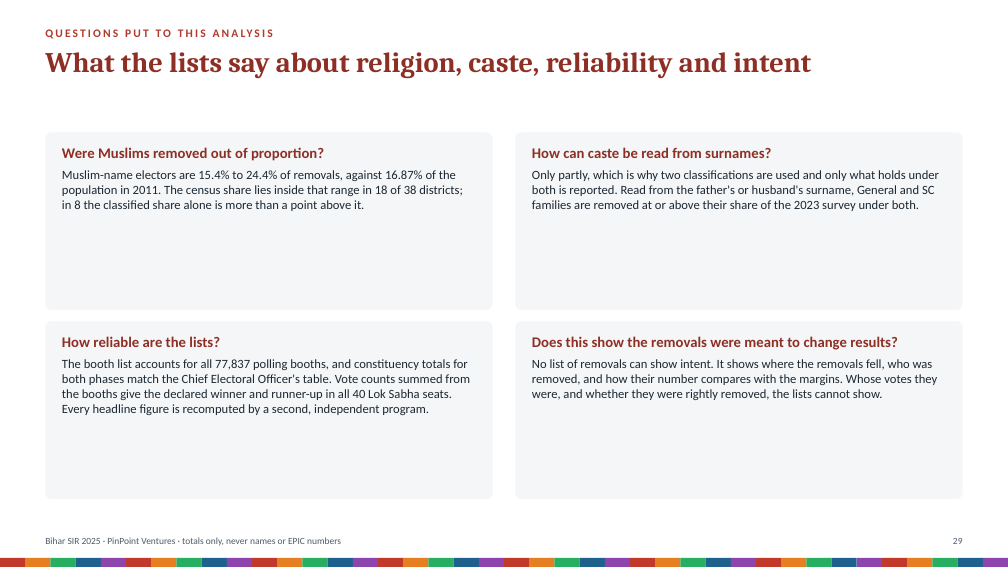
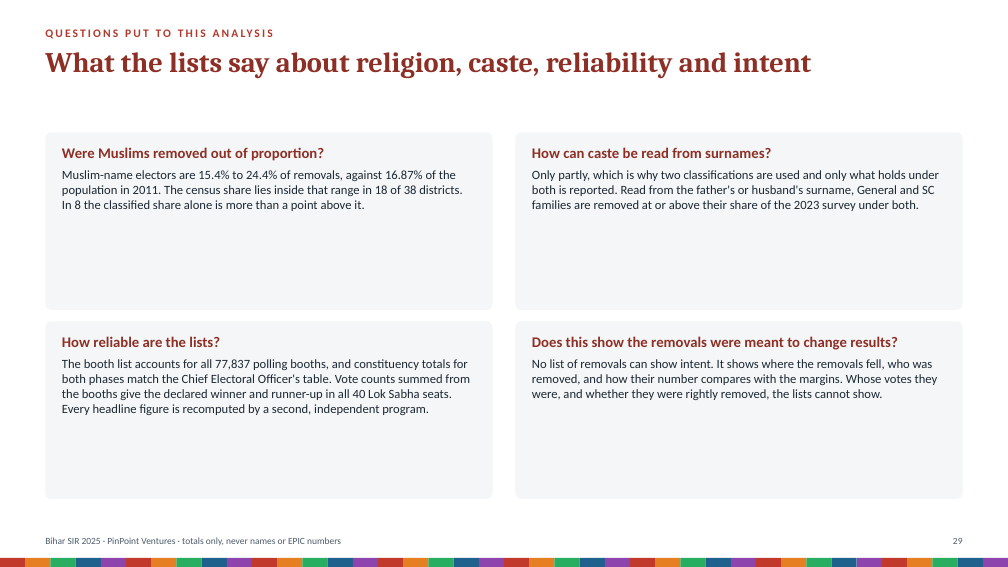
Before and after one commit to Varnasr/INDIA-DATA, a slide deck: slide 29 of reports/bihar-sir-2025-deck.pptx. Drawn at 1008x567 pixels with LibreOffice and Linux fonts; fonts in the diff are those of the drawing. Boxes give left, top, right and bottom in pixels: in the first picture for what was removed or moved away, otherwise in the second. Text is boxed around its words. In the diff, an @@ line names an element or a change of style, - is before the commit and + after.

```diff
--- a/reports/bihar-sir-2025-deck.pptx
+++ b/reports/bihar-sir-2025-deck.pptx
@@ text at (x1=62, y1=170, x2=462, y2=211): text changed @@
-Muslim-name electors are 15.4% to 24.4% of removals, against 16.87% of the population in 2011. The census share lies inside that range in 18 of 38 districts; in 8 the classified share alone is more than a point above it.
+Muslim-name electors are 15.4% to 24.4% of removals, against 16.87% of the population in 2011. The census share lies inside that range in 18 of 38 districts. In 8 the classified share alone is more than a point above it.
```
Also in this commit, not shown: 19 other slides changed, 8 other files.
